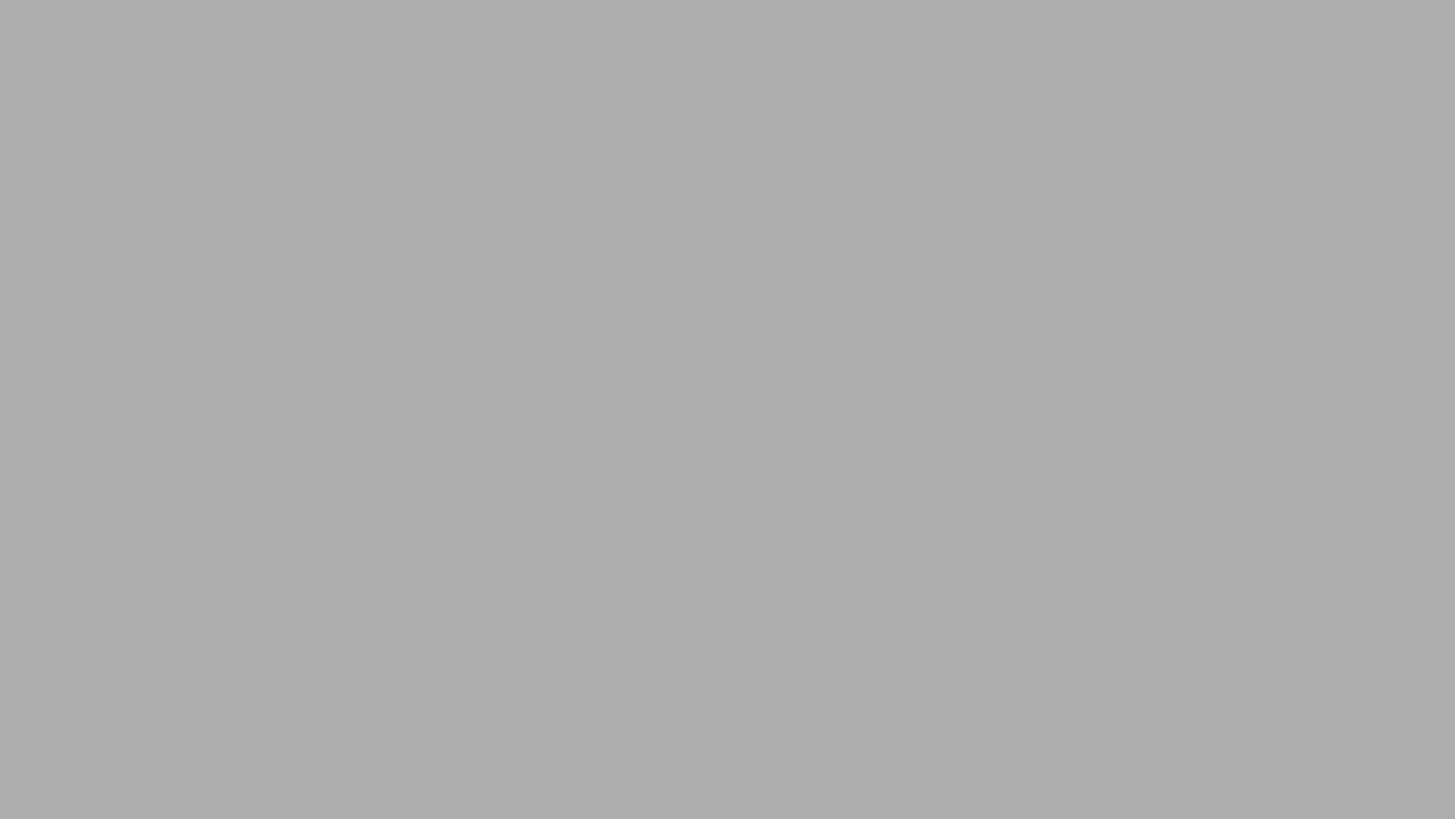
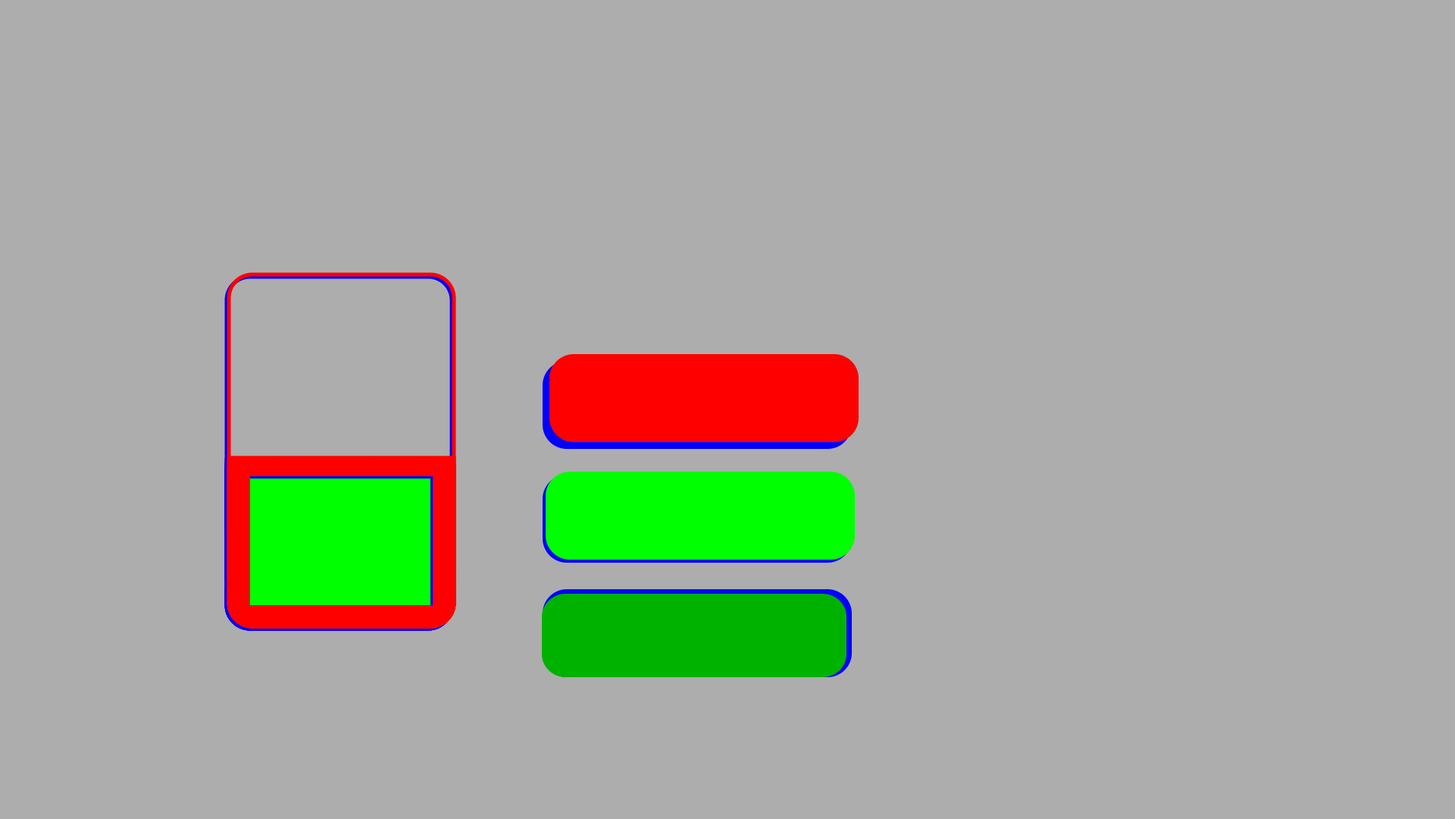
Before/after of a 1455 x 819 layered artwork. What changed in the layer stack:
added layer "Rectangle 1 copie 2" (1st of 2) above "Rectangle 1 copie 2" over [549, 353, 859, 442]
added layer "Rectangle 1 copie 2" (2nd of 2) above "Calque 12" over [542, 360, 852, 449]
added layer "Calque 12" (multiply, 30%) above "Rectangle 1 copie 3" over [541, 538, 856, 677]
added layer "Rectangle 1 copie 3" (1st of 2) above "Rectangle 1 copie 3" over [541, 593, 847, 677]
added layer "Rectangle 1 copie 3" (2nd of 2) above "Rectangle 1" over [542, 588, 852, 677]
added layer "Rectangle 1" above "Rectangle 1 copie" over [545, 471, 856, 560]
added layer "Rectangle 1 copie" above "CASE CHOIX" over [542, 474, 852, 563]
showed "CASE CHOIX" over [224, 272, 457, 631]
